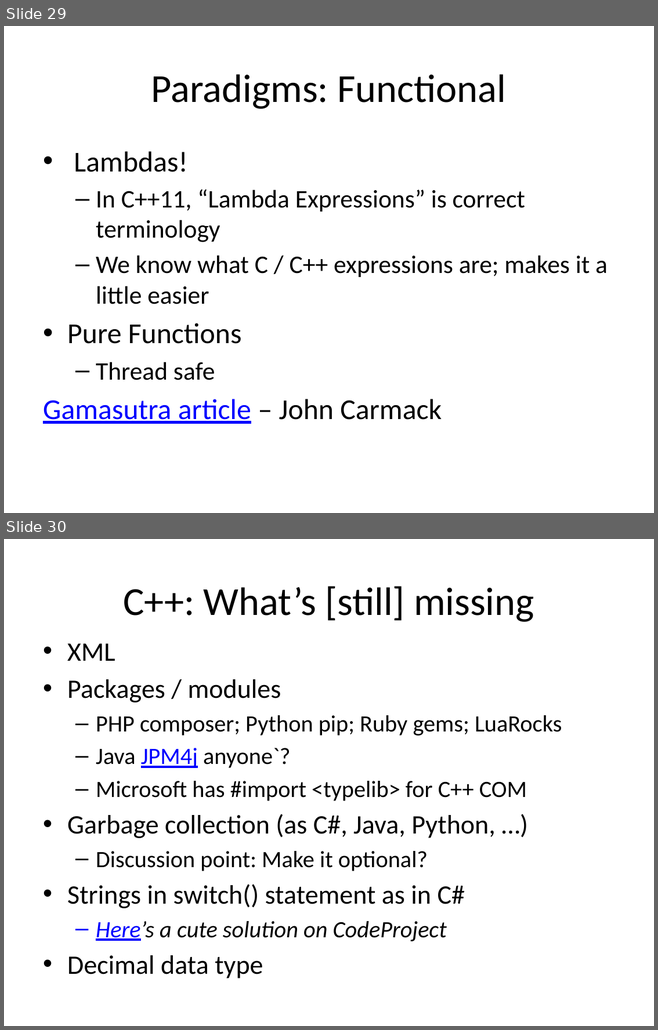
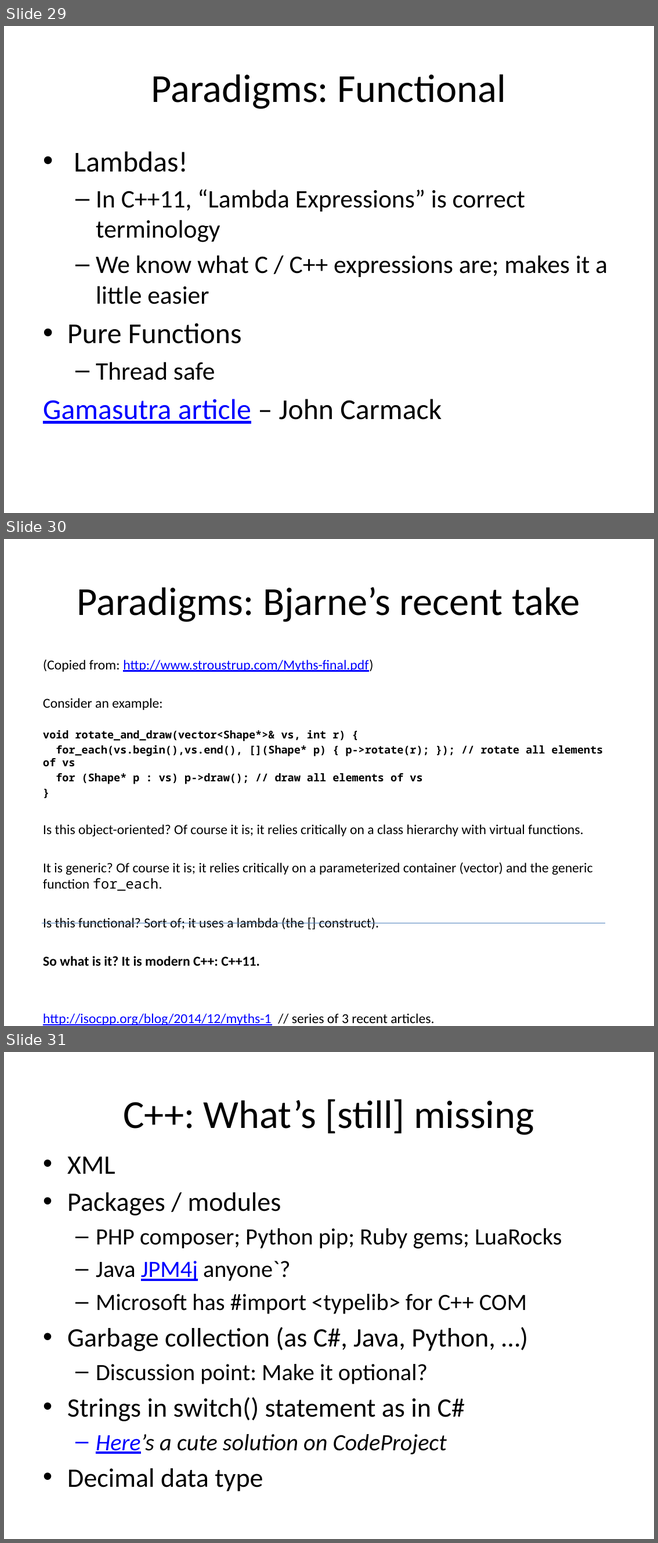
Before and after one commit to fellmad/FunWithCpp11, a slide deck: doc/Fun_with_C++11.pptx. Shown one above the other, each under a label of ours: slides 29 and 30 before the commit, slides 29, 30 and 31 after it. The pictures are 658x1030 and 658x1543 pixels, drawn with LibreOffice and Linux fonts; fonts in the diff are those of the drawing. Boxes give left, top, right and bottom in pixels: in the first picture for what was removed or moved away, otherwise in the second. Text is boxed around its words. In the diff, an @@ line names an element or a change of style, - is before the commit and + after.

```diff
--- a/doc/Fun_with_C++11.pptx
+++ b/doc/Fun_with_C++11.pptx
@@ slide 30 added at bbox=[4, 539, 654, 1026], background #FFFFFF @@
@@ title added at bbox=[77, 587, 580, 622], 44 pt, text #000000 @@
+Paradigms: Bjarne’s recent take
@@ text added at bbox=[43, 660, 603, 1026], 15.2 pt, text #000000 @@
+(Copied from: http://www.stroustrup.com/Myths-final.pdf)
+Consider an example:
+void rotate_and_draw(vector<Shape*>& vs, int r) {
+for_each(vs.begin(),vs.end(), [](Shape* p) { p->rotate(r); }); // rotate all elements of vs
+for (Shape* p : vs) p->draw(); // draw all elements of vs
+}
+Is this object-oriented? Of course it is; it relies critically on a class hierarchy with virtual functions.
+It is generic? Of course it is; it relies critically on a parameterized container (vector) and the generic function for_each.
+Is this functional? Sort of; it uses a lambda (the [] construct).
+So what is it? It is modern C++: C++11.
+http://isocpp.org/blog/2014/12/myths-1 // series of 3 recent articles.
@@ line added from (42, 924) to (605, 924), #4B7EBC 0.75 pt @@
@@ what was slide 30 is now slide 31 @@
```
Also in this commit, not shown: 11 slides changed, 4 other slides added, 3 slides removed, 1 other file.
